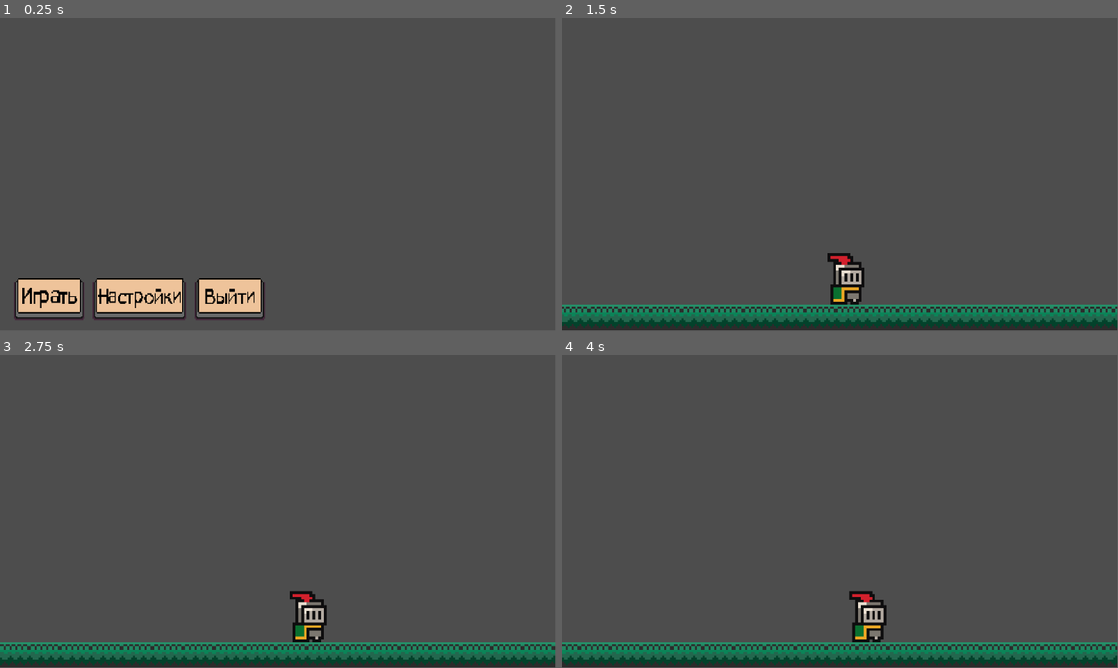
Above: before the commit, frames 1-4 (two rows, left to right).
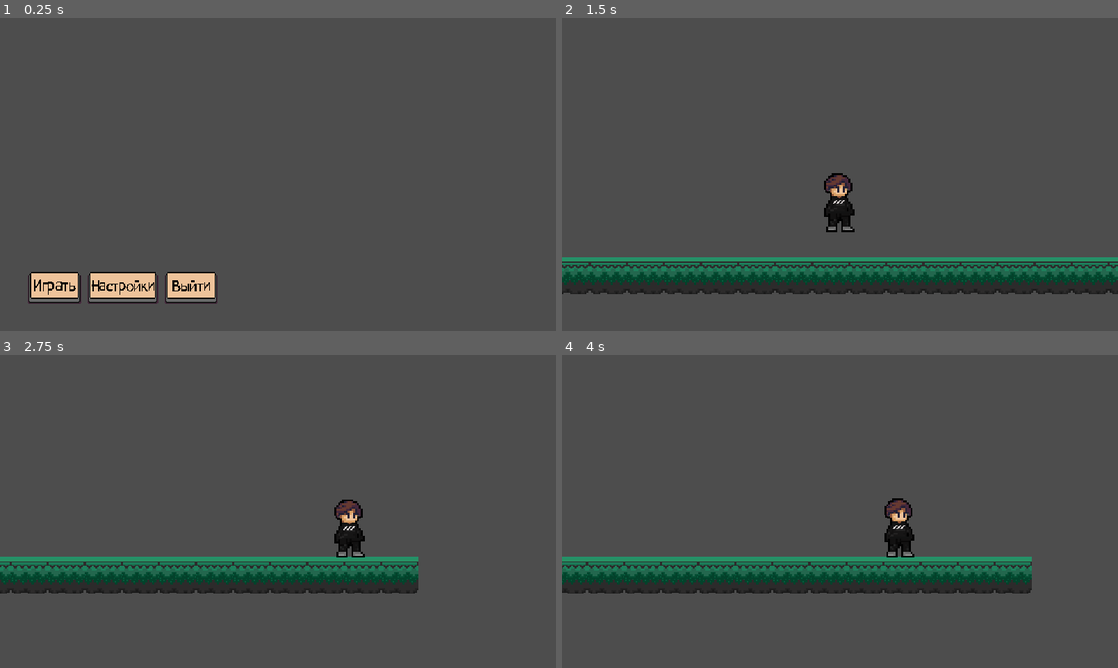
Above: after the commit, the same moments.

Repository: ik0nka/MaksimkaFindGirls
Game: Godot game, scene res://Scenes/UI/main_menu.tscn
Same seed, same stepped clock (60 frames per second), same inputs: the game is played once before the commit and once after it.
Inputs (mouse positions are in pixels of both pictures, inside the frame that each line leads up to; where the layout moved, square brackets give the same spot in the first picture):
- Up to frame 1 (0.25 s): no input
- Up to frame 2 (1.5 s): click (684, 287) [701, 299] at 0.5 s; click (617, 287) [612, 299] at 1.25 s
- Up to frame 3 (2.75 s): hold D (Right) from 2.03 s (still down); hold Shift (Shift) from 2.03 s (still down)
- Up to frame 4 (4 s): release D (Right) at 2.78 s; release Shift (Shift) at 2.78 s; hold A (Left) 2.78-3.53 s; tap Shift (Shift) at 2.85 s; hold D (Right) from 3.53 s (still down); hold Shift (Shift) from 3.53 s (still down)
The window is 799x449 before the commit and 800x450 after it. Grey fills any space a smaller window leaves; there, only what the larger window draws over its background counts as a difference.

The runs differ from the first frame. In frame 1, 5.4% of the frame differs, in the area x 2-48%, y 81-97%; in frame 2, 21%, in the area x 0-100%, y 49-100%; in frame 3, 18%; in frame 4, 19%.

Commit message:
0.2.1
-Добавлен максик
-IDLE анимация для максика
-Новая система движения
-Музыка на фон в главном меню
-Переход на текстуры 64x64
-Масштабирование для всех(+/-) разрешений

Diff:
--- a/Characters/player.tscn
+++ b/Characters/player.tscn
@@ -1,58 +1,99 @@
-[gd_scene load_steps=9 format=3 uid="uid://c7qa7mp0g2gld"]
+[gd_scene load_steps=14 format=3 uid="uid://c7qa7mp0g2gld"]
 
 [ext_resource type="Script" path="res://Scripts/Player/player_movement.gd" id="1_ctayv"]
-[ext_resource type="Texture2D" uid="uid://mxcfm55j25pt" path="res://knight.png" id="2_k3662"]
+[ext_resource type="Texture2D" uid="uid://rlhmoeqkm8fn" path="res://Content/Sprite/player.png" id="3_eqbh1"]
 
-[sub_resource type="AtlasTexture" id="AtlasTexture_k5761"]
-atlas = ExtResource("2_k3662")
-region = Rect2(0, 0, 32, 32)
+[sub_resource type="AtlasTexture" id="AtlasTexture_a3l2f"]
+atlas = ExtResource("3_eqbh1")
+region = Rect2(0, 0, 33, 64)
 
-[sub_resource type="AtlasTexture" id="AtlasTexture_akr8b"]
-atlas = ExtResource("2_k3662")
-region = Rect2(32, 0, 32, 32)
+[sub_resource type="AtlasTexture" id="AtlasTexture_p2yw8"]
+atlas = ExtResource("3_eqbh1")
+region = Rect2(48, 0, 33, 64)
 
-[sub_resource type="AtlasTexture" id="AtlasTexture_7g4tp"]
-atlas = ExtResource("2_k3662")
-region = Rect2(64, 0, 32, 32)
+[sub_resource type="AtlasTexture" id="AtlasTexture_8jocj"]
+atlas = ExtResource("3_eqbh1")
+region = Rect2(96, 0, 33, 64)
 
-[sub_resource type="AtlasTexture" id="AtlasTexture_m8pmf"]
-atlas = ExtResource("2_k3662")
-region = Rect2(96, 0, 32, 32)
+[sub_resource type="AtlasTexture" id="AtlasTexture_nk1nk"]
+atlas = ExtResource("3_eqbh1")
+region = Rect2(144, 0, 33, 64)
+
+[sub_resource type="AtlasTexture" id="AtlasTexture_yln1u"]
+atlas = ExtResource("3_eqbh1")
+region = Rect2(192, 0, 33, 64)
+
+[sub_resource type="AtlasTexture" id="AtlasTexture_sx3v6"]
+atlas = ExtResource("3_eqbh1")
+region = Rect2(240, 0, 33, 64)
+
+[sub_resource type="AtlasTexture" id="AtlasTexture_o4083"]
+atlas = ExtResource("3_eqbh1")
+region = Rect2(288, 0, 33, 64)
+
+[sub_resource type="AtlasTexture" id="AtlasTexture_1tdoe"]
+atlas = ExtResource("3_eqbh1")
+region = Rect2(336, 0, 33, 64)
+
+[sub_resource type="AtlasTexture" id="AtlasTexture_fler8"]
+atlas = ExtResource("3_eqbh1")
+region = Rect2(384, 0, 33, 64)
 
 [sub_resource type="SpriteFrames" id="SpriteFrames_okefq"]
 animations = [{
 "frames": [{
 "duration": 1.0,
-"texture": SubResource("AtlasTexture_k5761")
+"texture": SubResource("AtlasTexture_a3l2f")
 }, {
 "duration": 1.0,
-"texture": SubResource("AtlasTexture_akr8b")
+"texture": SubResource("AtlasTexture_p2yw8")
 }, {
 "duration": 1.0,
-"texture": SubResource("AtlasTexture_7g4tp")
+"texture": SubResource("AtlasTexture_8jocj")
 }, {
 "duration": 1.0,
-"texture": SubResource("AtlasTexture_m8pmf")
+"texture": SubResource("AtlasTexture_nk1nk")
+}, {
+"duration": 1.0,
+"texture": SubResource("AtlasTexture_yln1u")
+}, {
+"duration": 1.0,
+"texture": SubResource("AtlasTexture_sx3v6")
+}, {
+"duration": 1.0,
+"texture": SubResource("AtlasTexture_o4083")
+}, {
+"duration": 1.0,
+"texture": SubResource("AtlasTexture_1tdoe")
+}, {
+"duration": 1.0,
+"texture": SubResource("AtlasTexture_fler8")
 }],
 "loop": true,
 "name": &"idle",
-"speed": 8.0
+"speed": 5.0
+}, {
+"frames": [],
+"loop": true,
+"name": &"run",
+"speed": 5.0
 }]
 
-[sub_resource type="CapsuleShape2D" id="CapsuleShape2D_2xame"]
-radius = 6.0
-height = 16.0
+[sub_resource type="RectangleShape2D" id="RectangleShape2D_ox6df"]
+size = Vector2(15.2886, 18.2816)
 
 [node name="CharacterBody2D" type="CharacterBody2D"]
+up_direction = Vector2(0, 1)
 script = ExtResource("1_ctayv")
 
 [node name="AnimatedSprite2D" type="AnimatedSprite2D" parent="."]
 position = Vector2(0, -12)
 sprite_frames = SubResource("SpriteFrames_okefq")
 animation = &"idle"
-autoplay = "idle"
-frame_progress = 0.0522602
+autoplay = "run"
+frame_progress = 0.911049
 
 [node name="CollisionShape2D" type="CollisionShape2D" parent="."]
-position = Vector2(0, -8)
-shape = SubResource("CapsuleShape2D_2xame")
+position = Vector2(1, -12.5939)
+scale = Vector2(1.73297, -3.23756)
+shape = SubResource("RectangleShape2D_ox6df")
--- a/Scenes/Levels/level_0.tscn
+++ b/Scenes/Levels/level_0.tscn
@@ -1,17 +1,31 @@
 [gd_scene load_steps=6 format=3 uid="uid://cpunf8vtio0hb"]
 
-[ext_resource type="Texture2D" path="res://Sprite-0004.png" id="1_n58b6"]
 [ext_resource type="Script" path="res://Scripts/Levels/global_settings_level.gd" id="1_rtqcm"]
 [ext_resource type="PackedScene" uid="uid://c7qa7mp0g2gld" path="res://Characters/player.tscn" id="2_bbg73"]
+[ext_resource type="Texture2D" uid="uid://dte45a05dseyb" path="res://Sprite-0005.png" id="2_ikeak"]
 
 [sub_resource type="TileSetAtlasSource" id="TileSetAtlasSource_x8t1w"]
-texture = ExtResource("1_n58b6")
+texture = ExtResource("2_ikeak")
+texture_region_size = Vector2i(32, 32)
 9:2/0 = 0
 9:2/0/physics_layer_0/linear_velocity = Vector2(0, 0)
 9:2/0/physics_layer_0/angular_velocity = 0.0
-9:2/0/physics_layer_0/polygon_0/points = PackedVector2Array(-8, -8, 8, -8, 8, -2, -8, -1.625)
+1:0/0 = 0
+1:0/0/physics_layer_0/linear_velocity = Vector2(0, 0)
+1:0/0/physics_layer_0/angular_velocity = 0.0
+0:1/0 = 0
+0:1/0/physics_layer_0/linear_velocity = Vector2(0, 0)
+0:1/0/physics_layer_0/angular_velocity = 0.0
+1:1/0 = 0
+1:1/0/physics_layer_0/linear_velocity = Vector2(0, 0)
+1:1/0/physics_layer_0/angular_velocity = 0.0
+0:0/0 = 0
+0:0/0/physics_layer_0/linear_velocity = Vector2(0, 0)
+0:0/0/physics_layer_0/angular_velocity = 0.0
+0:0/0/physics_layer_0/polygon_0/points = PackedVector2Array(-16, -16, 16, -16, 16, 16, -16, 16)
 
 [sub_resource type="TileSet" id="TileSet_4330q"]
+tile_size = Vector2i(32, 32)
 physics_layer_0/collision_layer = 1
 sources/0 = SubResource("TileSetAtlasSource_x8t1w")
 
@@ -19,18 +33,19 @@
 script = ExtResource("1_rtqcm")
 
 [node name="TileMap" type="TileMap" parent="."]
-position = Vector2(9, -1)
+position = Vector2(25, 0)
 tile_set = SubResource("TileSet_4330q")
 format = 2
-layer_0/tile_data = PackedInt32Array(262141, 589824, 2, 262142, 589824, 2, 262143, 589824, 2, 196608, 589824, 2, 196609, 589824, 2, 196610, 589824, 2, 196611, 589824, 2, 196612, 589824, 2, 262140, 589824, 2, 262139, 589824, 2, 262138, 589824, 2, 262137, 589824, 2, 262136, 589824, 2, 262135, 589824, 2, 262134, 589824, 2, 196613, 589824, 2, 196614, 589824, 2, 196615, 589824, 2, 196616, 589824, 2, 196617, 589824, 2, 196618, 589824, 2, 196619, 589824, 2, 262133, 589824, 2, 262132, 589824, 2, 262131, 589824, 2, 196620, 589824, 2, 196621, 589824, 2, 196622, 589824, 2, 196623, 589824, 2, 196624, 589824, 2, 196625, 589824, 2, 196626, 589824, 2, 196627, 589824, 2, 262130, 589824, 2, 262129, 589824, 2, 262128, 589824, 2, 262127, 589824, 2, 262126, 589824, 2, 262125, 589824, 2, 262124, 589824, 2, 262123, 589824, 2)
+layer_0/tile_data = PackedInt32Array(262141, 0, 0, 262142, 0, 0, 262143, 0, 0, 196608, 0, 0, 196609, 0, 0, 196610, 0, 0, 196611, 0, 0, 196612, 0, 0, 262140, 0, 0, 262139, 0, 0, 262138, 0, 0, 262137, 0, 0, 262136, 0, 0, 262135, 0, 0, 262134, 0, 0, 196613, 0, 0, 196614, 0, 0, 196615, 0, 0, 196616, 0, 0)
 
 [node name="Player" parent="." instance=ExtResource("2_bbg73")]
-position = Vector2(-1, 48)
-scale = Vector2(1.47497, 1.47497)
+position = Vector2(-16, 45)
+scale = Vector2(0.808954, 0.822585)
 
 [node name="Camera2D" type="Camera2D" parent="Player"]
-position = Vector2(-2.71192, -46.1026)
-scale = Vector2(1.003, 0.643152)
+position = Vector2(1.23616, -30.392)
+scale = Vector2(1.0119, 0.391605)
 zoom = Vector2(4, 4)
+process_callback = 0
 position_smoothing_enabled = true
 position_smoothing_speed = 6.0
--- a/Scenes/UI/main_menu.tscn
+++ b/Scenes/UI/main_menu.tscn
@@ -2,7 +2,7 @@
 
 [ext_resource type="Script" path="res://Scripts/UI/main_menu_logic.gd" id="1_e8so3"]
 [ext_resource type="Texture2D" uid="uid://c31rdhsiukngx" path="res://Content/Sprite/button_UI.png" id="2_57o3g"]
-[ext_resource type="AudioStream" uid="uid://l6kvd1etcguo" path="res://videoplayback.wav" id="2_cfn8u"]
+[ext_resource type="AudioStream" uid="uid://bpu778xbkhhao" path="res://Content/Music/main_menu.MP3" id="3_4icvv"]
 
 [sub_resource type="AtlasTexture" id="AtlasTexture_85qcg"]
 atlas = ExtResource("2_57o3g")
@@ -41,7 +41,6 @@
 region = Rect2(141, 70, 67, 31)
 
 [node name="Menu" type="Control"]
-texture_filter = 1
 layout_mode = 3
 anchors_preset = 15
 anchor_right = 1.0
@@ -51,55 +50,20 @@
 scale = Vector2(1.00092, 1)
 script = ExtResource("1_e8so3")
 
-[node name="VBoxContainer" type="VBoxContainer" parent="."]
-visible = false
-texture_filter = 1
-layout_mode = 1
-anchors_preset = 2
-anchor_top = 1.0
-anchor_bottom = 1.0
-offset_left = 81.9246
-offset_top = -249.0
-offset_right = 181.925
-offset_bottom = -148.0
-grow_vertical = 0
-scale = Vector2(1.74505, 2.10466)
-
-[node name="Play" type="TextureButton" parent="VBoxContainer"]
-texture_filter = 3
-layout_mode = 2
-texture_normal = SubResource("AtlasTexture_85qcg")
-texture_pressed = SubResource("AtlasTexture_k4slq")
-texture_hover = SubResource("AtlasTexture_05hm0")
-stretch_mode = 1
-
-[node name="Settings" type="TextureButton" parent="VBoxContainer"]
-layout_mode = 2
-texture_normal = SubResource("AtlasTexture_kijgg")
-texture_pressed = SubResource("AtlasTexture_b0ri6")
-texture_hover = SubResource("AtlasTexture_4813l")
-stretch_mode = 1
-
-[node name="Exit" type="TextureButton" parent="VBoxContainer"]
-layout_mode = 2
-texture_normal = SubResource("AtlasTexture_yfyak")
-texture_pressed = SubResource("AtlasTexture_wjnjw")
-texture_hover = SubResource("AtlasTexture_jjule")
-stretch_mode = 1
-
 [node name="AudioStreamPlayer2D" type="AudioStreamPlayer2D" parent="."]
-position = Vector2(576.47, 188)
-stream = ExtResource("2_cfn8u")
-volume_db = -25.0
+position = Vector2(940.135, 481)
+scale = Vector2(-23.6933, -34.0279)
+stream = ExtResource("3_4icvv")
+volume_db = -15.0
 autoplay = true
 
 [node name="HBoxContainer" type="HBoxContainer" parent="."]
 layout_mode = 0
-offset_left = 28.9733
-offset_top = 540.0
-offset_right = 259.973
-offset_bottom = 580.0
-scale = Vector2(2.17689, 2.17689)
+offset_left = 95.9118
+offset_top = 877.0
+offset_right = 334.912
+offset_bottom = 917.0
+scale = Vector2(2.74283, 2.74283)
 
 [node name="Play" type="TextureButton" parent="HBoxContainer"]
 texture_filter = 3
@@ -129,8 +93,6 @@
 texture_hover = SubResource("AtlasTexture_jjule")
 stretch_mode = 1
 
-[connection signal="pressed" from="VBoxContainer/Play" to="." method="_on_texture_button_pressed"]
-[connection signal="pressed" from="VBoxContainer/Exit" to="." method="_on_exit_pressed"]
 [connection signal="pressed" from="HBoxContainer/Play" to="." method="_on_play_pressed"]
 [connection signal="pressed" from="HBoxContainer/Settings" to="." method="_on_settings_pressed"]
 [connection signal="pressed" from="HBoxContainer/Exit" to="." method="_on_exit_pressed"]
--- a/Scripts/Player/player_movement.gd
+++ b/Scripts/Player/player_movement.gd
@@ -1,19 +1,27 @@
 extends CharacterBody2D
 
-var max_speed = 70 # Максимальная скорость
+var max_speed = 20
+var gravity = ProjectSettings.get_setting("physics/2d/default_gravity")
 
-func _physics_process(_delta):
-	var input_vector = Vector2.ZERO
-	input_vector.x = Input.get_action_strength("Right") - Input.get_action_strength("Left")
+func _physics_process(delta):
+	velocity.x = lerp(velocity.x, 0.0, 0.2)
+	var direction = Input.get_action_strength("Right") - Input.get_action_strength("Left")
 
-	velocity = input_vector.normalized() * max_speed
+	velocity.x += direction * max_speed
+	velocity.y += gravity * delta
 
-	if velocity.x > 0:
-		$AnimatedSprite2D.flip_h = false
-	if velocity.x < 0:
-		$AnimatedSprite2D.flip_h = true
+	_animate(direction)
+	move_and_slide()
 
-	move_and_slide()
+func _animate(direction):
+	if direction == 0:
+		$AnimatedSprite2D.play("idle")
+	else:
+		# $AnimatedSprite2D.play("run")
+		if direction < 0:
+			$AnimatedSprite2D.flip_h = true
+		elif direction > 0:
+			$AnimatedSprite2D.flip_h = false
 
 func _input(event):
 	if event.is_action_pressed("Shift"):
--- a/Scripts/UI/main_menu_logic.gd
+++ b/Scripts/UI/main_menu_logic.gd
@@ -4,7 +4,8 @@
 	get_tree().change_scene_to_file("res://Scenes/Levels/level_0.tscn")
 
 func _on_settings_pressed():
-	print("Pressed")
+	# print("Pressed")
+	pass
 
 func _on_exit_pressed():
 	get_tree().quit()
--- a/project.godot
+++ b/project.godot
@@ -13,6 +13,13 @@
 config/name="MaksikGIT"
 run/main_scene="res://Scenes/UI/main_menu.tscn"
 config/features=PackedStringArray("4.2", "Forward Plus")
+
+[display]
+
+window/size/viewport_width=1920
+window/size/viewport_height=1080
+window/size/mode=3
+window/stretch/mode="canvas_items"
 
 [importer_defaults]
 
Not shown, added: Content/Music/main_menu.MP3.import
Binary file added: Content/Music/pngwing.com_1-sheet.png
Not shown, added: Content/Music/pngwing.com_1-sheet.png.import
Binary file added: Content/Sprite/knight.png
Not shown, added: Content/Sprite/knight.png.import
Binary file added: Content/Sprite/player.png
Not shown, changed: Content/Sprite/player.png.import
Binary file removed: Sprite-0004.png
Binary file added: Sprite-0005.png
Not shown, added: Sprite-0005.png.import
Binary file added: pngwing.com_1-sheet.png
Not shown, added: pngwing.com_1-sheet.png.import
(and 1 more such lines)
